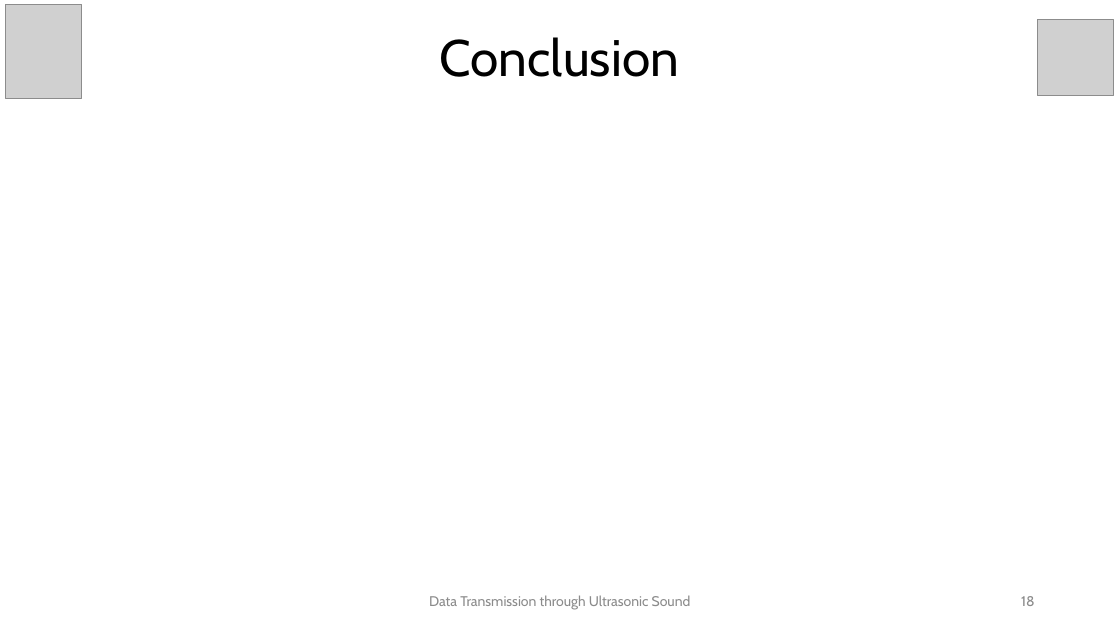
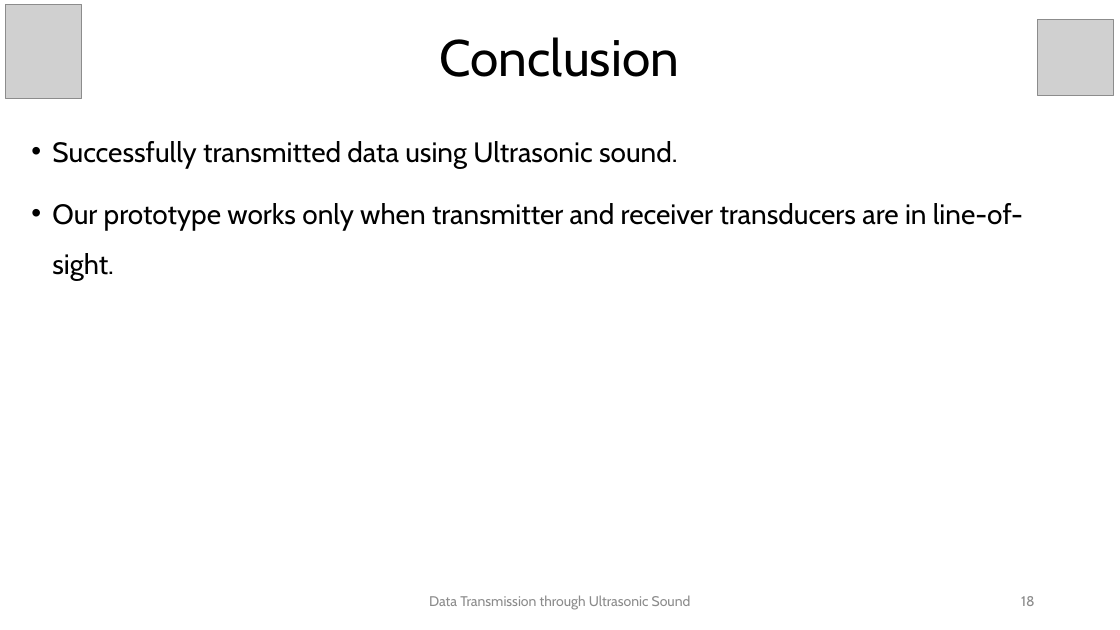
Before and after one commit to karthik-k-bhat/Ultrasonic-Data-Transfer, a slide deck: slide 18 of PESU_E&C_4th_Sem_data_transfer_with_ultrasonic v2.pptx. Drawn at 1120x630 pixels with LibreOffice and Linux fonts; fonts in the diff are those of the drawing; grey boxes stand for pictures. Boxes give left, top, right and bottom in pixels: in the first picture for what was removed or moved away, otherwise in the second. Text is boxed around its words. In the diff, an @@ line names an element or a change of style, - is before the commit and + after.

```diff
--- a/PESU_E&C_4th_Sem_data_transfer_with_ultrasonic v2.pptx
+++ b/PESU_E&C_4th_Sem_data_transfer_with_ultrasonic v2.pptx
@@ text added at (52, 141, 1023, 281), 24 pt, text #000000 @@
+• Successfully transmitted data using Ultrasonic sound.
+• Our prototype works only when transmitter and receiver transducers are in line-of-sight.
```
Also in this commit, not shown: 9 other slides changed, 4 other files.
